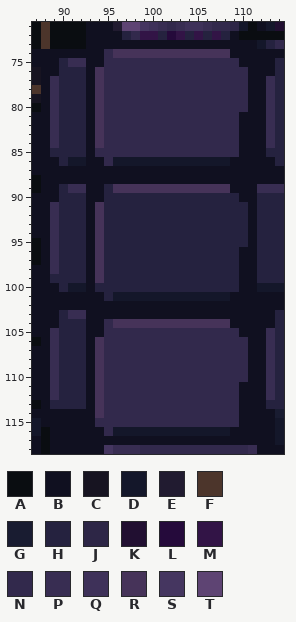
Pixel-art file: ArtSource/DungeonEnvironment/ModularRebuild/Editable/Props/Gateway.aseprite. The picture above is the old version.
115x121 pixels, 1 frame. Colours within 5 levels of each other are drawn and written as one. Shown: x 87..114, y 71..118. The commit also changed other parts of the picture, which this record leaves out.
Palette (. is transparent): A #0a0d11  B #101020  C #171421  D #14172a  E #211b30  F #4c352b  G #191c31  H #25223f  J #2d2646  K #210f31  L #250a3b  M #321446  N #32294c  P #382d52  Q #3e3159  R #463359  S #453660  T #5e4473
Pixels before, first column x 87:
 71 AFAAAABBBETTSQPNPQQPNNJDABDK
 72 AFAAAABBBBHNMMHLMHMHMHBAAAAA
 73 AFAAAABBBBBBBBBBBBBBBBBBBDHN
 74 BBBBBBBBNRRRRRRRRRRRRRBBBBBB
 75 BBBHPPBBNNNNNNNNNNNNNNNBBBBH
 76 CBBHHHBRNNNNNNNNNNNNNNNNBBBH
 77 CBPHHHBRNNNNNNNNNNNNNNNNBBPH
 78 FBPHHHBRNNNNNNNNNNNNNNNNBBPH
 79 CBPHHHBRNNNNNNNNNNNNNNNNBBPH
 80 ABPHHHBRNNNNNNNNNNNNNNNNBBPH
 81 BBPHHHBRNNNNNNNNNNNNNNNBBBPH
 82 BBPHHHBRNNNNNNNNNNNNNNNBBBPH
 83 BBPHHHBRNNNNNNNNNNNNNNNBBBPH
 84 BBPHHHBRNNNNNNNNNNNNNNNBBBPH
 85 BBHHHHBNNNNNNNNNNNNNNNNBBBHH
 86 BBBHDDBBNDDDDDDDDDDDDDBBBBBH
 87 BBBBBBBBBBBBBBBBBBBBBBBBBBBB
 88 ABBBBBBBBBBBBBBBBBBBBBBBBBBB
 89 ABBHPPBBHRRRRRRRRRRRRRBBBPPP
 90 BBBHHHBBHHHHHHHHHHHHHHHBBHHH
 91 BBPHHHBRHHHHHHHHHHHHHHHHBHHH
 92 BBPHHHBRHHHHHHHHHHHHHHHHBHHH
 93 BBPHHHBRHHHHHHHHHHHHHHHHBHHH
 94 BBPHHHBRHHHHHHHHHHHHHHHHBHHH
 95 ABPHHHBRHHHHHHHHHHHHHHHHBHHH
 96 ABPHHHBRHHHHHHHHHHHHHHHBBHHH
 97 ABPHHHBRHHHHHHHHHHHHHHHBBHHH
 98 BBPHHHBRHHHHHHHHHHHHHHHBBHHH
 99 BBHHHHBRHHHHHHHHHHHHHHHBBHHH
100 BBBHDDBHHHHHHHHHHHHHHHHBBDDD
101 BBBBBBBBHDDDDDDDDDDDDDBBBBBB
102 BBBBBBBBBBBBBBBBBBBBBBBBBBBB
103 BBBHPPBBBBBBBBBBBBBBBBBBBBBH
104 BBBHHHBBNRRRRRRRRRRRRRBBBBBH
105 BBPHHHBBNNNNNNNNNNNNNNNBBBPH
106 ABPHHHBRNNNNNNNNNNNNNNNNBBPH
107 BBPHHHBRNNNNNNNNNNNNNNNNBBPH
108 BBPHHHBRNNNNNNNNNNNNNNNNBBPH
109 BBPHHHBRNNNNNNNNNNNNNNNNBBPH
110 BBPHHHBRNNNNNNNNNNNNNNNNBBPH
111 BBPHHHBRNNNNNNNNNNNNNNNBBBPH
112 BBPHHHBRNNNNNNNNNNNNNNNBBBPH
113 ABHHHHBRNNNNNNNNNNNNNNNBBBHH
114 BBBBBBBRNNNNNNNNNNNNNNNBBBBG
115 DBBBBBBNNNNNNNNNNNNNNNNBBBBD
116 DABBBBBBNDDDDDDDDDDDDDBBBBBD
117 BABBBBBBBBBBBBBBBBBBBBBBBBBD
118 BABBBBBBSPPPNNNNNNNNNNNNPBBB
After:
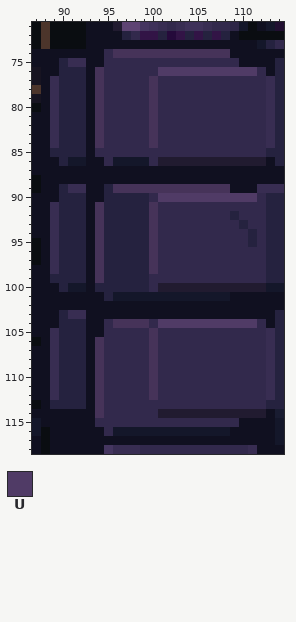
Colours new in this view: U #503b66
What changed:
y 76: x 101..112 NNNNNNNNNNBB -> UUUUUUUUUUUN
y 77..80: x 100 N -> R; x 111..112 BB -> NN
y 81..84: x 100 N -> R; x 110..112 BBB -> NNN
y 85: x 110..112 BBB -> NNN
y 86: x 100..112 DDDDDDDDDBBBB -> NEEEEEEEEEEEE
y 90: x 100..112 HHHHHHHHHHBBH -> NUUUUUUUUUUUN
y 91: x 100..112 HHHHHHHHHHHBH -> RNNNNNNNNNNNN
y 92: x 100..108 HHHHHHHHH -> RNNNNNNNN; x 110..112 HBH -> NNN
y 93: x 100..109 HHHHHHHHHH -> RNNNNNNNNN; x 111..112 BH -> NN
y 94..95: x 100..112 HHHHHHHHHHHBH -> RNNNNNNNNNNHN
y 96..98: x 100..112 HHHHHHHHHHBBH -> RNNNNNNNNNNNN
y 99: x 100..112 HHHHHHHHHHBBH -> NNNNNNNNNNNNN
y 100: x 100..112 HHHHHHHHHHBBD -> NEEEEEEEEEEEE
y 104: x 100..112 RRRRRRRRRBBBB -> NUUUUUUUUUUUN
y 105: x 100 N -> R; x 110..112 BBB -> NNN
y 106..110: x 100 N -> R; x 111..112 BB -> NN
y 111..112: x 100 N -> R; x 110..112 BBB -> NNN
y 113: x 110..112 BBB -> NNN
y 114: x 101..112 NNNNNNNNNBBB -> EEEEEEEEEEEE
Boxes around the changes in both pictures, in picture pixels (x1, y1, x2, y2):
changed: (149, 67, 266, 292)
changed: (149, 319, 266, 418)
